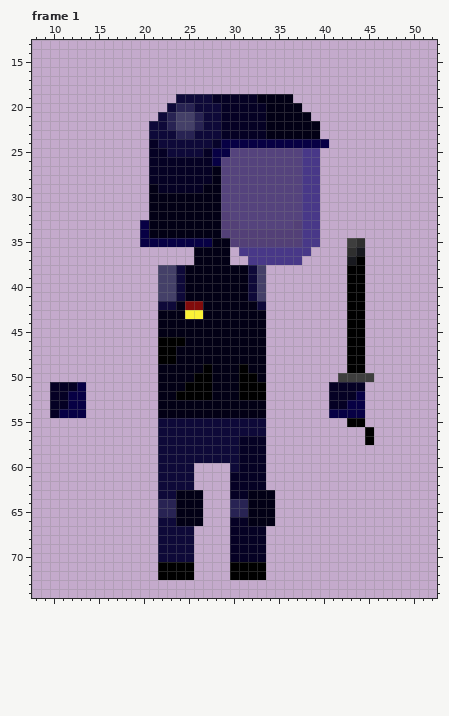
File history of a pixel-art file, Game/textures/Enemy.ase. Above, as it was before the edit.
63x84 pixels, 1 frame. Colours within 5 levels of each other are drawn and written as one. Shown: frame 1: x 8..52, y 13..74. The commit also changed other frames, which this record leaves out.
And afterwards:
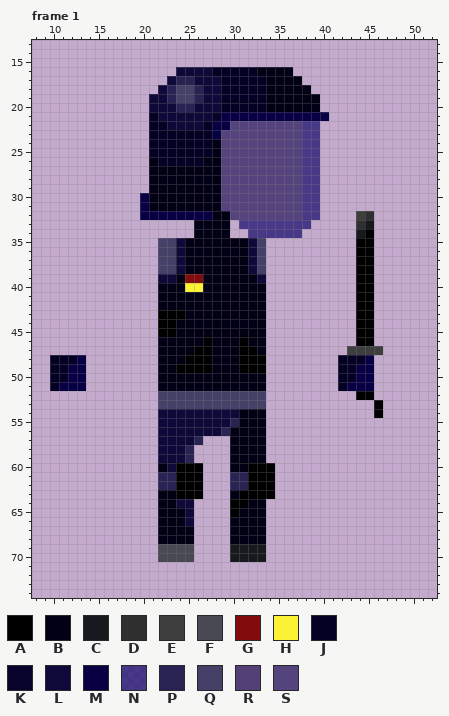
Palette (. is transparent): A #000000  B #020015  C #18191f  D #2f2f2f  E #3e3e3e  F #484953  G #820b0b  H #fbf236  J #050124  K #07032a  L #0e0939  M #070044  N #0d0268ad  P #282353  Q #444068  R #534077  S #55437d
Diff:
layer "Layer 7" added
layer "Layer 9" added
layer "Layer 4" added
layer "Layer 5" added
layer "Layer 6" added
layer "Layer 3" removed
Changed rows in their new state; - is an unchanged pixel.
Frame 1:
first column x 10:
16 --------------LLLLJJJJJBBBB----------
17 -------------LPPLLLJJJJJBBBB---------
18 ------------LPQQPLLJJJJJBBBBB--------
19 -----------LLPQQP-L----J---BBB-------
20 -----------LL---------------BB-------
21 -----------J-LLLL-KMMMMMMMMMMMM------
22 -----------JJLLLLJMMSSSSSSSSNN-------
23 -----------JJJJJJJMSSSSSSSSSNN-------
24 ------------JJJJJJBSSSSSSSSSNN.------
25 -------------JJJJ-BS-----------------
26 -----------B-----BB------------------
27 -----------BBBBBBB-------------------
28 -----------BBBBBBB-------------------
29 ------------BBBBB--------------------
30 ----------M--------------------------
31 ----------M--------------------------
32 ----------MMMMMMMM-B--------------ED-
33 ----------......---B.NNNNNNN-.----DC-
34 ----------......---B..NNNNNN..----CA-
35 ----------..QQLBBB--BBLQ......---.AA-
36 ------------QQLB----BBLQ.....----.AA-
37 ------------QQLB----BBLQ....-----.-A-
38 ---------------------------------.-A-
39 ------------LLBGG-----BL---------.-A-
40 ------------BBBHH-----BB---------.-A-
41 ------------BBB-------BB---------.-A-
42 ------------BB-BB------B---------.-A-
43 ------------AAABB----------------.-A-
44 ------------AA-------------------.-A-
45 ------------AA-------------------.-A-
46 ------------BBB--A---A-----------.-A-
47 ------------BB--AA---AA----------EEEE
48 JJJM--------BB-AAA---AAA--------JJJM-
49 JJMM----------AAA-----AA--------JJMM-
50 JJMM------------BB---BB---------JJMM-
51 -MM------------BBB---BBB-------.-MMM-
52 ....--------QQQQQQQQQQQQ-------...AA-
53 ....--------QQQQQQQQQQQQ-------....-A
54 ....--------LLLLLLLLL----------....-A
55 --------------------PBBB---------..--
56 -------------------PBBBB-----------.-
57 ----------------P...BBBB-----------.-
58 ---------------P....BBBB-------------
59 ---------------P....BBBB-------------
60 ------------B-AAA---BBAAA------------
61 ------------PPAAA---PPAAA------------
62 ------------PPAAA---PPAAA------------
63 ------------BBAAA---BAAAA------------
64 ------------BBLL.---AA--.------------
65 ------------BB-L.---AB--.------------
66 ------------BB-L.---BB--.------------
67 ------------BBBB----BBBB-------------
68 ------------BBBB----BBBB-------------
69 ------------FFFF----CCCC-------------
70 ------------FFFF----CCCC-------------
71 ------------....----....-------------
72 ------------....----....-------------
Boxes around the changes in both pictures, in picture pixels (x1, y1, x2, y2):
changed: (140, 67, 383, 580)
changed: (50, 355, 86, 418)
